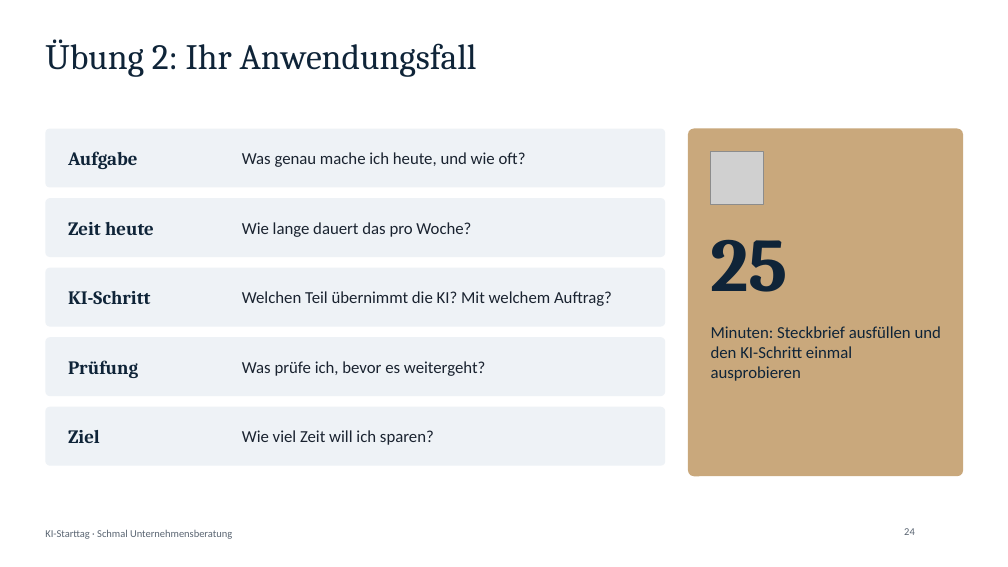
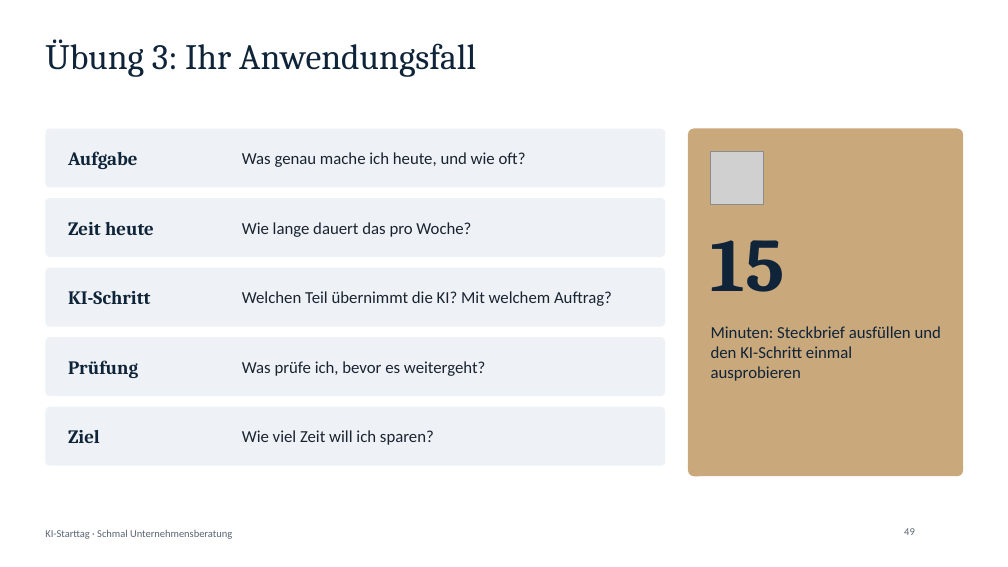
Before and after one commit to ESUnternehmensberatung/schmal-unternehmensberatung-website, a slide deck: slide 49 of starttag/KI-Starttag-Praesentation.pptx (slide 24 before the commit). Drawn at 1008x567 pixels with LibreOffice and Linux fonts; fonts in the diff are those of the drawing; grey boxes stand for pictures; background and template pictures are left out. Boxes give left, top, right and bottom in pixels: in the first picture for what was removed or moved away, otherwise in the second. Text is boxed around its words. In the diff, an @@ line names an element or a change of style, - is before the commit and + after.

```diff
--- a/starttag/KI-Starttag-Praesentation.pptx
+++ b/starttag/KI-Starttag-Praesentation.pptx
@@ title at (45, 39, 476, 77): text changed @@
-Übung 2: Ihr Anwendungsfall
+Übung 3: Ihr Anwendungsfall
@@ text at (711, 240, 785, 292): text changed @@
-25
+15
@@ page number at (904, 528, 915, 535): text changed @@
-24
+49
```
Also in this commit, not shown: 12 other slides changed, 25 slides added, 4 other files.
